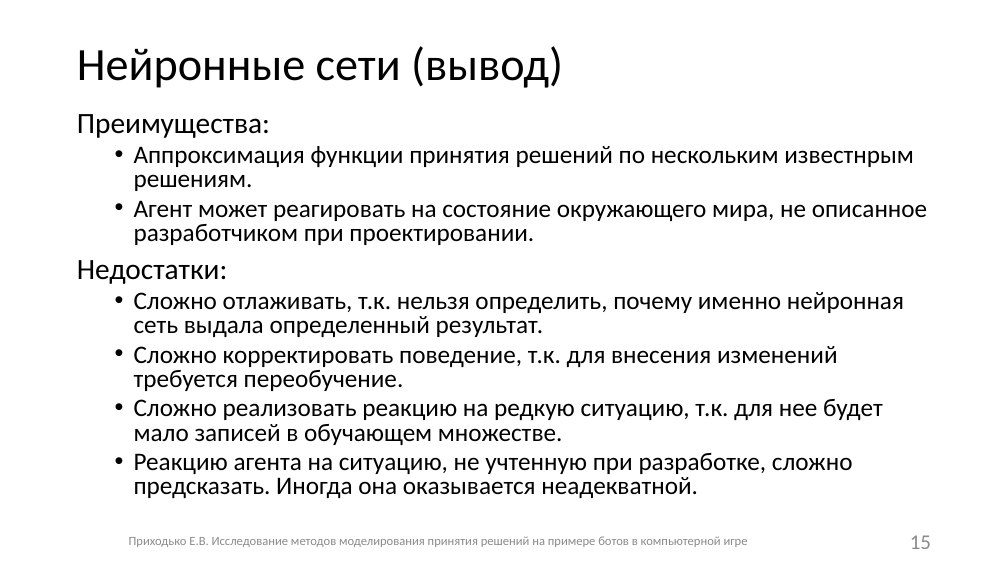
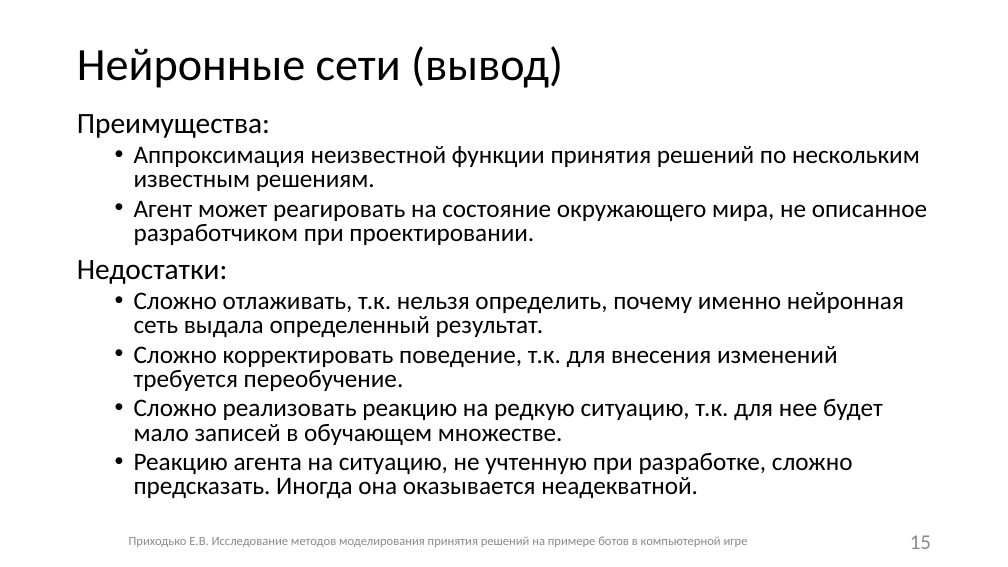
Before and after one commit to Fck-r-sns/Game_AI_thesis, a slide deck: slide 15 of Презентация.pptx. Drawn at 1008x567 pixels with LibreOffice and Linux fonts; fonts in the diff are those of the drawing. Boxes give left, top, right and bottom in pixels: in the first picture for what was removed or moved away, otherwise in the second. Text is boxed around its words. In the diff, an @@ line names an element or a change of style, - is before the commit and + after.

Commit message:
Презентация

```diff
--- a/Презентация.pptx
+++ b/Презентация.pptx
@@ text at box(134, 146, 920, 191): text changed @@
-  • Аппроксимация функции принятия решений по нескольким известнрым решениям.
+  • Аппроксимация неизвестной функции принятия решений по нескольким известным решениям.
```
